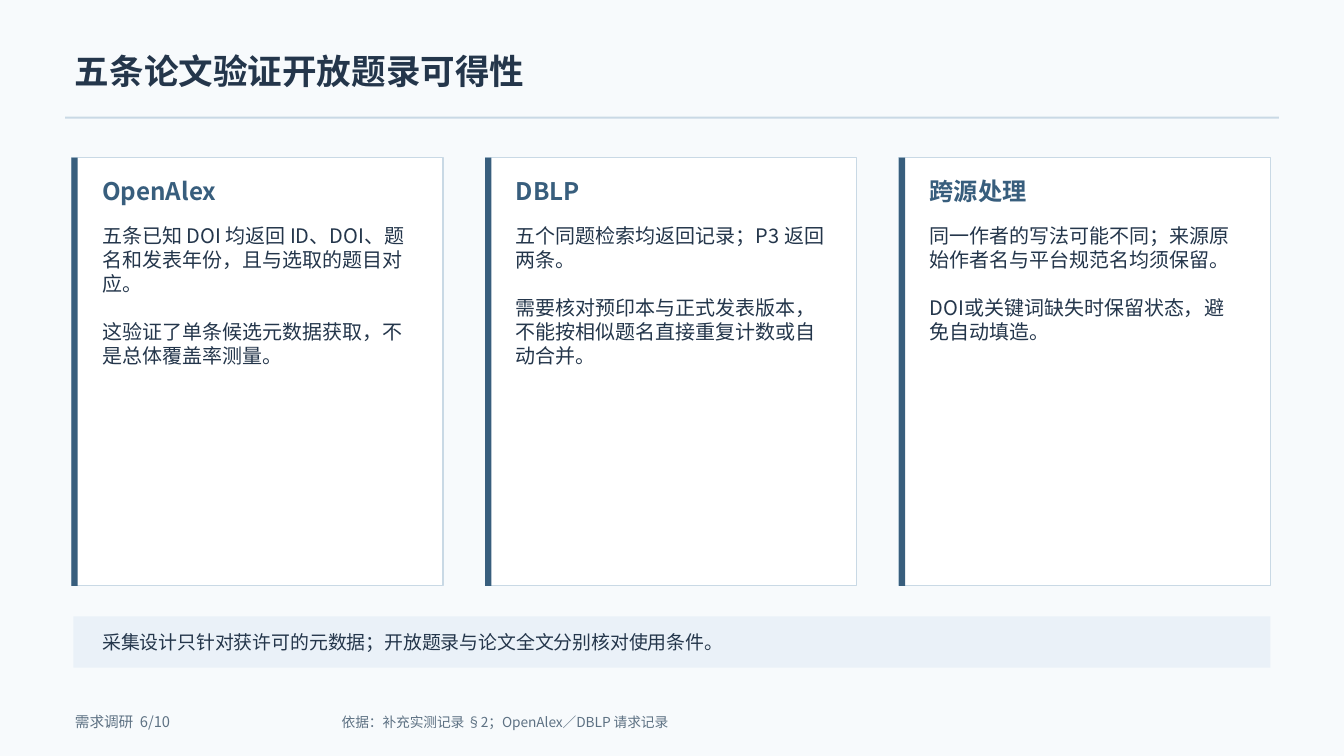
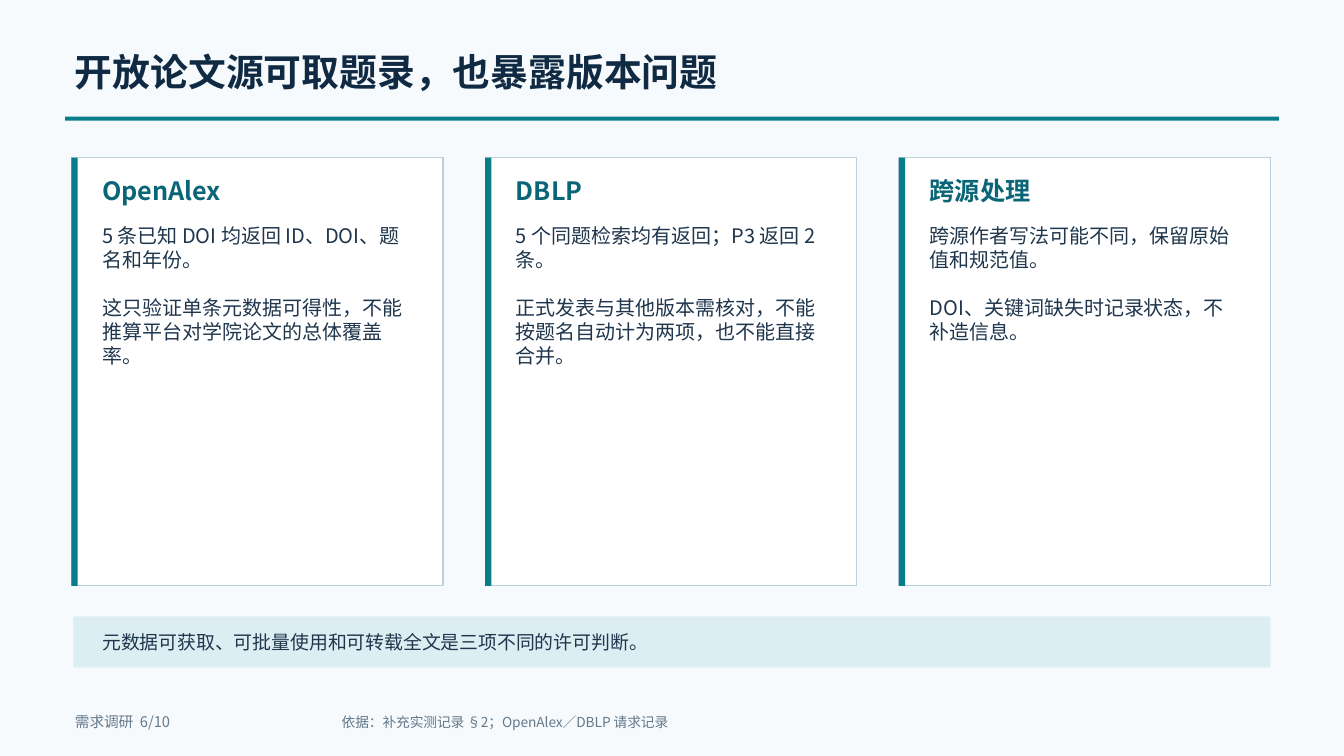
Before and after one commit to retepa1676767/ScholarShare, a slide deck: slide 6 of docs/需求调研/提交版/作业1-学术成果分享平台-需求调研汇报.pptx. Drawn at 1344x756 pixels with LibreOffice and Linux fonts; fonts in the diff are those of the drawing. Boxes give left, top, right and bottom in pixels: in the first picture for what was removed or moved away, otherwise in the second. Text is boxed around its words. In the diff, an @@ line names an element or a change of style, - is before the commit and + after.

```diff
--- a/docs/需求调研/提交版/作业1-学术成果分享平台-需求调研汇报.pptx
+++ b/docs/需求调研/提交版/作业1-学术成果分享平台-需求调研汇报.pptx
@@ text at [75, 53, 718, 91]: text changed; size 24.8 to 27 pt; text colour #24364B to #102A43 @@
-五条论文验证开放题录可得性
+开放论文源可取题录，也暴露版本问题
@@ rectangle at [66, 117, 1279, 121]: fill #C9D9E5 to #087E8B @@
@@ outline #C9D9E5 0.75 pt to #BBD1DD 0.75 pt in 3 elements at [72, 157, 444, 586], [485, 157, 857, 586], [899, 157, 1271, 586] @@
@@ fill #385E7D to #087E8B in 3 elements at [72, 157, 78, 586], [485, 157, 491, 586], [899, 157, 905, 586] @@
@@ size 17.2 to 18 pt, text colour #385E7D to #0A6676 in 3 elements at [102, 180, 221, 206], [516, 181, 582, 200], [930, 178, 1031, 203] @@
@@ text at [102, 226, 402, 365]: text changed; text colour #24364B to #1F364D @@
-五条已知 DOI 均返回 ID、DOI、题名和发表年份，且与选取的题目对应。
-这验证了单条候选元数据获取，不是总体覆盖率测量。
+5 条已知 DOI 均返回 ID、DOI、题名和年份。
+这只验证单条元数据可得性，不能推算平台对学院论文的总体覆盖率。
@@ text at [516, 226, 816, 365]: text changed; text colour #24364B to #1F364D @@
-五个同题检索均返回记录；P3 返回两条。
-需要核对预印本与正式发表版本，不能按相似题名直接重复计数或自动合并。
+5 个同题检索均有返回；P3 返回 2 条。
+正式发表与其他版本需核对，不能按题名自动计为两项，也不能直接合并。
@@ text at [930, 226, 1230, 341]: text changed; text colour #24364B to #1F364D @@
-同一作者的写法可能不同；来源原始作者名与平台规范名均须保留。
-DOI或关键词缺失时保留状态，避免自动填造。
+跨源作者写法可能不同，保留原始值和规范值。
+DOI、关键词缺失时记录状态，不补造信息。
@@ rectangle at [74, 616, 1271, 667]: fill #EAF1F8 to #DDEEF2 @@
@@ text at [102, 633, 648, 651]: text changed; text colour #24364B to #1F364D @@
-采集设计只针对获许可的元数据；开放题录与论文全文分别核对使用条件。
+元数据可获取、可批量使用和可转载全文是三项不同的许可判断。
```
Also in this commit, not shown: 9 other slides changed, 1 other file.
